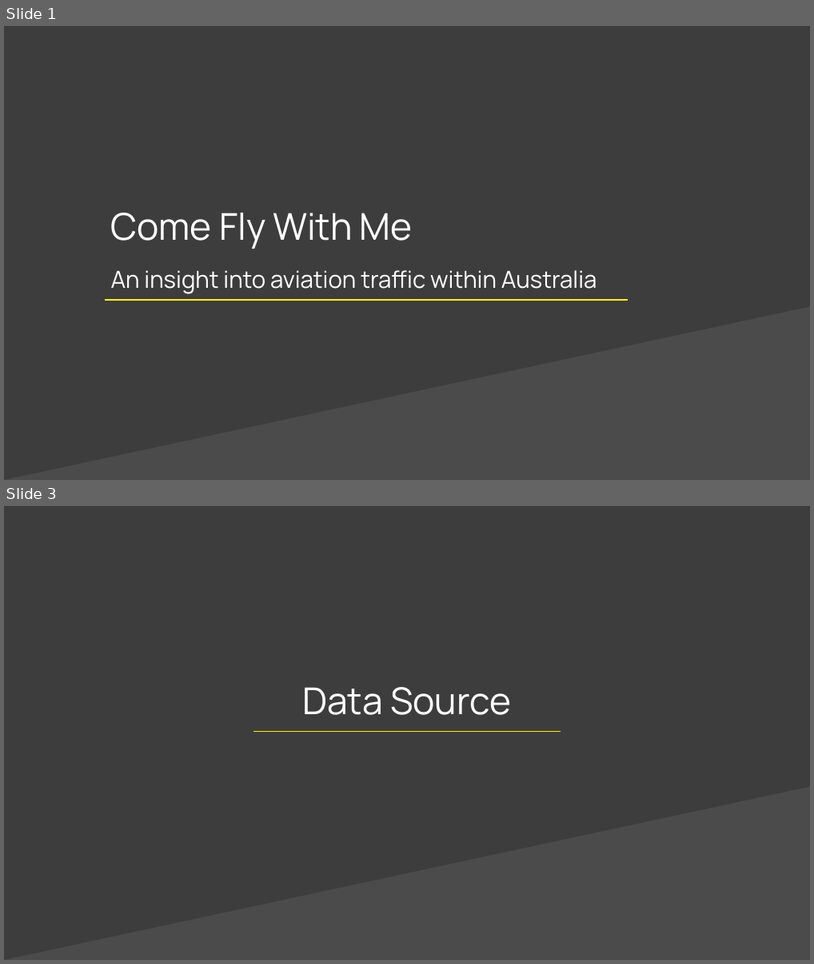
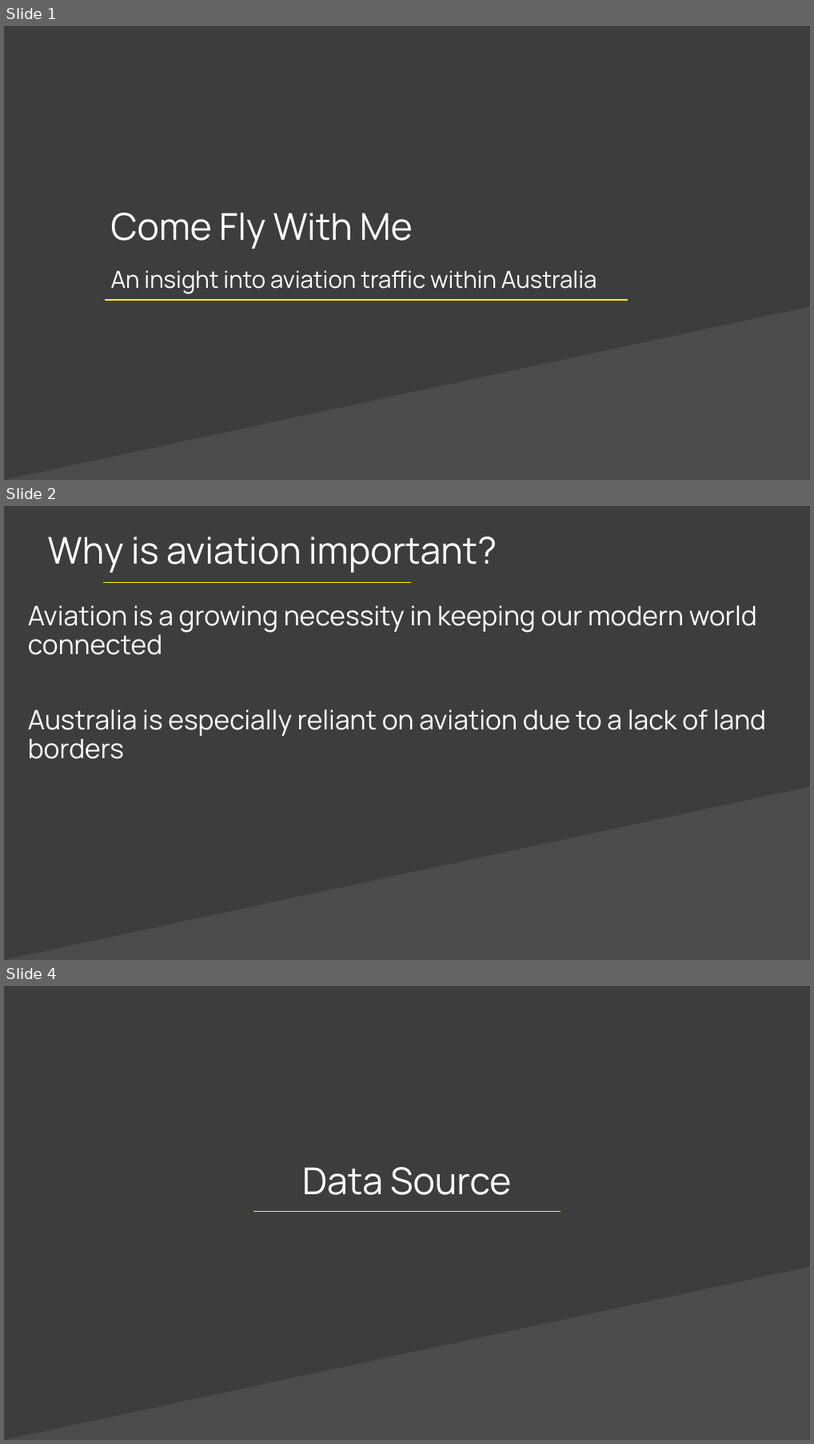
Before and after one commit to rafraser/COSC3000, a slide deck: Visualization/Project Presentation.pptx. Shown one above the other, each under a label of ours: slides 1 and 3 before the commit, slides 1, 2 and 4 after it; the slides between them are not shown. The pictures are 814x964 and 814x1444 pixels, drawn with LibreOffice and Linux fonts; fonts in the diff are those of the drawing; background and template pictures are left out. Boxes give left, top, right and bottom in pixels: in the first picture for what was removed or moved away, otherwise in the second. Text is boxed around its words. In the diff, an @@ line names an element or a change of style, - is before the commit and + after.

```diff
--- a/Visualization/Project Presentation.pptx
+++ b/Visualization/Project Presentation.pptx
@@ slide 2 added at (x1=4, y1=506, x2=810, y2=960), background #3D3D3D; not listed: 1 template element that a slide beside it also shows @@
@@ text added at (x1=48, y1=536, x2=497, y2=572), 44 pt, text #FFFFFF @@
+Why is aviation important?
@@ line added from (411, 582) to (104, 582), #FFF200 1.5 pt @@
@@ text added at (x1=28, y1=605, x2=766, y2=759), 32 pt, text #FFFFFF @@
+Aviation is a growing necessity in keeping our modern world connected
+Australia is especially reliant on aviation due to a lack of land borders
@@ what was slide 3 is now slide 4 @@
```
Also in this commit, not shown: 5 other slides added, 1 other file.
